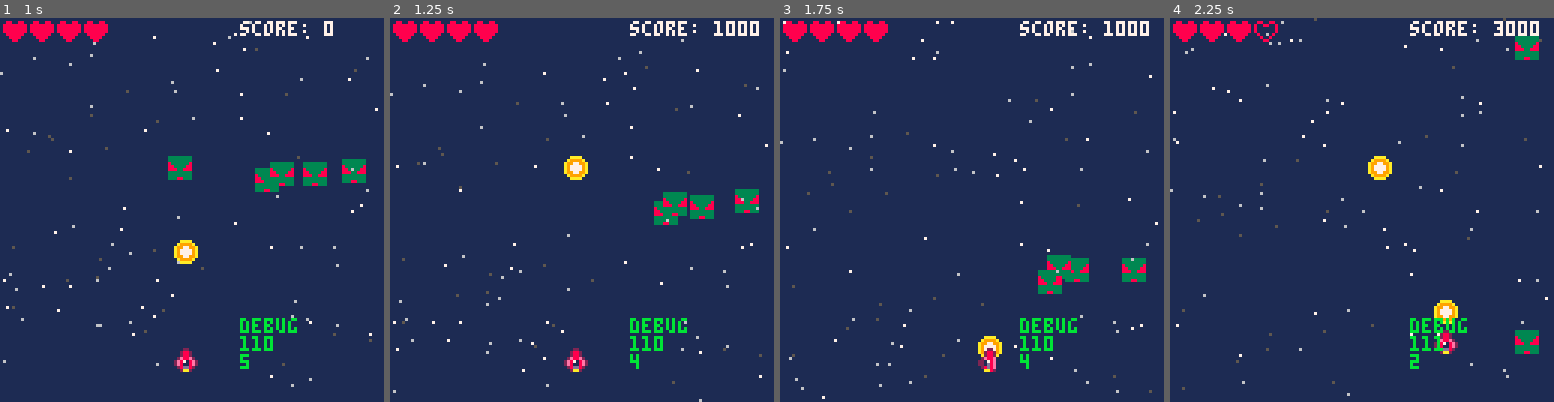
Above: before the commit, frames 1-4 (left to right).
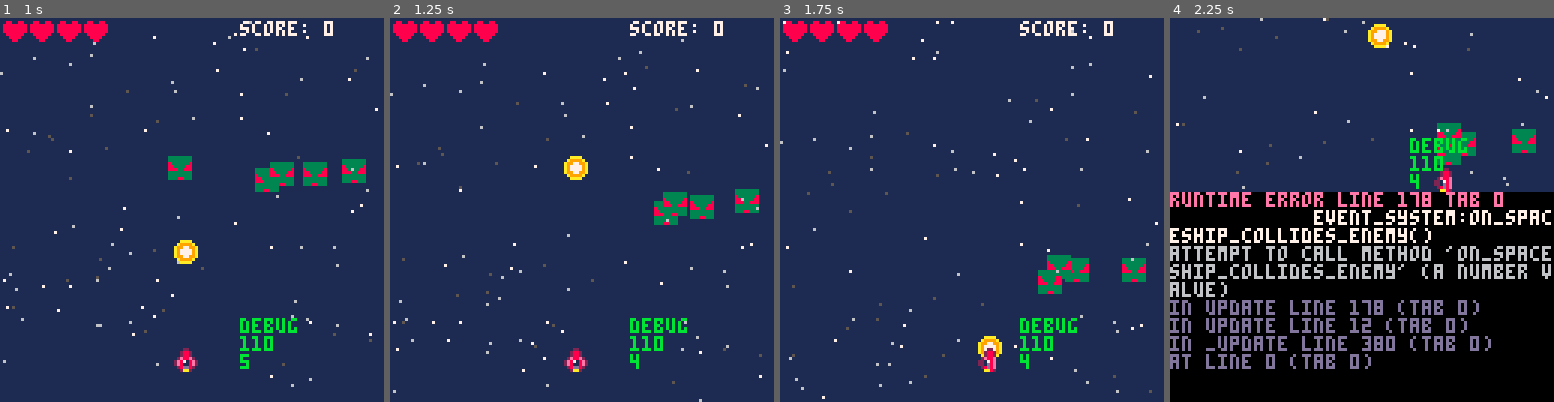
Above: after the commit, the same moments.

Repository: chihirotange/pico8
Game: PICO-8 cartridge shmup/main.p8
Same seed, same stepped clock (60 frames per second), same inputs: the game is played once before the commit and once after it.
Inputs:
- Up to frame 1 (1 s): tap O (Z key) at 0.7 s
- Up to frame 2 (1.25 s): no input
- Up to frame 3 (1.75 s): hold Right from 1.6 s (still down); tap O (Z key) at 1.7 s
- Up to frame 4 (2.25 s): release Right at 2.1 s; tap O (Z key) at 2.1 s; hold Up from 2.15 s (still down)

Frame 1 is identical in both runs. In frame 2, 0.3% of the frame differs, in the area x 84-97%, y 0-5%; in frame 3, 0.3%; in frame 4, 59%, in the area x 0-100%, y 0-100%.
Error after the commit: runtime error line 178 tab 0; event_system:on_spaceship_collides_enemy(); attempt to call method 'on_spaceship_collides_enemy' (a number value)

Commit message:
improved event system

Diff:
--- a/shmup/bullet.lua
+++ b/shmup/bullet.lua
@@ -19,7 +19,11 @@
             -- collide with enemy
             for ene in all(all_enemies) do
                 if col(ene,_ENV) then
-                    event_system:on_bullet_collide_enemy()
+                    event_system:fire_event(
+                        {
+                            event_id = event_system.on_bullet_collide_enemy
+                        }
+                    )
                     ene:destroy()
                 end
             end
--- a/shmup/event_system.lua
+++ b/shmup/event_system.lua
@@ -1,35 +1,15 @@
 event_system = {
     listeners = {},
-    on_spaceship_shoot = function(self)
+    fire_event = function(self,tbl)
         for listener in all(self.listeners) do
-            if listener.on_spaceship_shoot == nil then
+            if listener.on_event_received == nil then
                 return
             end
-            listener:on_spaceship_shoot()
+            listener:on_event_received(tbl)
         end
     end,
-    on_spaceship_collides_enemy = function(self)
-        for listener in all(self.listeners) do
-            if listener.on_spaceship_collides_enemy == nil then
-                return
-            end
-            listener:on_spaceship_collides_enemy()
-        end
-    end,
-    on_bullet_collide_enemy = function(self)
-        for listener in all(self.listeners) do
-            if listener.on_bullet_collide_enemy == nil then
-                return
-            end
-            listener:on_bullet_collide_enemy()
-        end
-    end,
-    on_player_died = function(self)
-        for listener in all(self.listeners) do
-            if listener.on_bullet_collide_enemy == nil then
-                return
-            end
-            listener:on_bullet_collide_enemy()
-        end
-    end
+    on_spaceship_shoot = 0,
+    on_spaceship_collides_enemy = 1,
+    on_bullet_collide_enemy = 2,
+    on_player_died = 3,
 }
--- a/shmup/sound.lua
+++ b/shmup/sound.lua
@@ -1,11 +1,9 @@
 sound = {
-    on_spaceship_shoot = function(self)
-        sfx(0)
-    end,
-    on_spaceship_collides_enemy = function(self, enemy)
-        sfx(1)
-    end,
-    on_bullet_collide_enemy = function(self)
-        sfx(2)
+    on_event_received = function(self,tbl)
+        if tbl.event_id == event_system.on_bullet_collide_enemy then
+            sfx(1)
+        elseif tbl.event_id == event_system.on_spaceship_shoot then
+            sfx(0)
+        end
     end
 }
--- a/shmup/spaceship.lua
+++ b/shmup/spaceship.lua
@@ -47,7 +47,6 @@
                 end
 
                 if btnp(4) then
-                    event_system:on_spaceship_shoot()
                     bullet:new(
                         {
                             is_abstract = false,
@@ -55,6 +54,9 @@
                             y = y,
                         }
                     )
+                    event_system:fire_event({
+                        event_id = event_system.on_spaceship_shoot
+                    })
                 end
             end
     })
